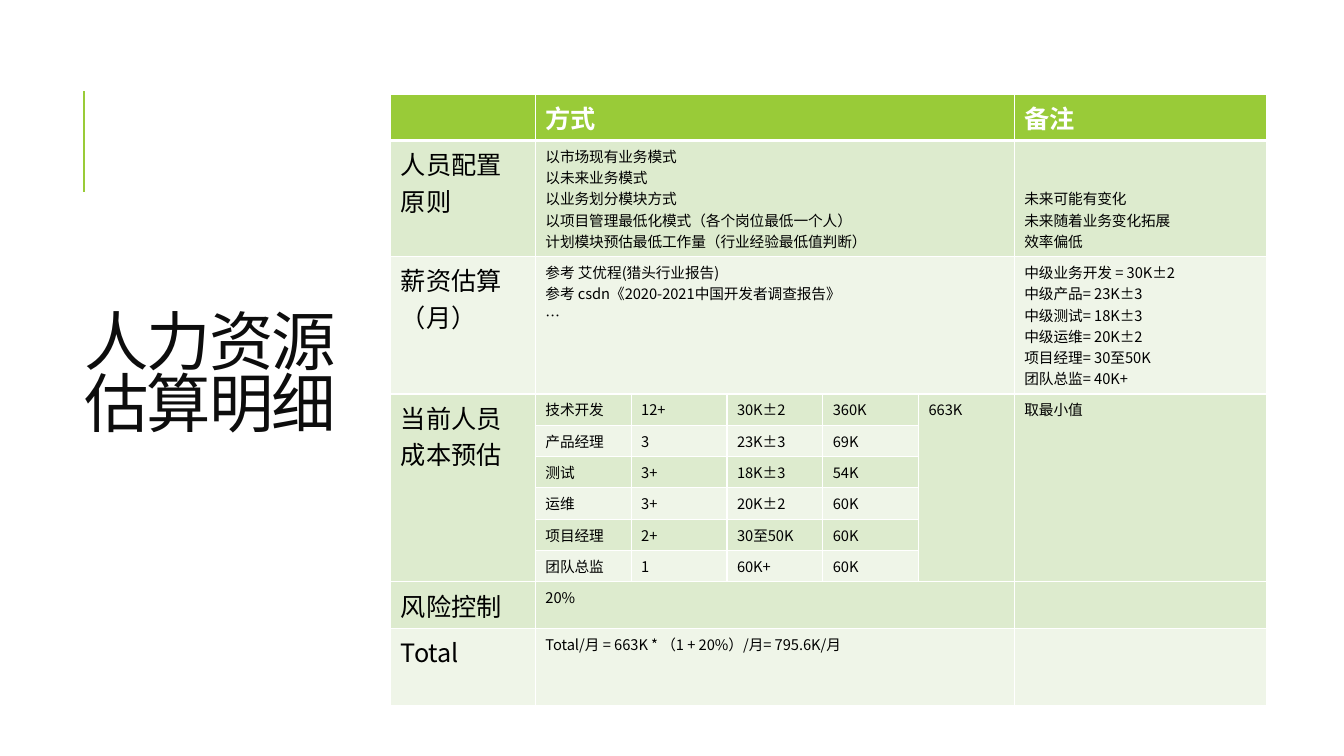
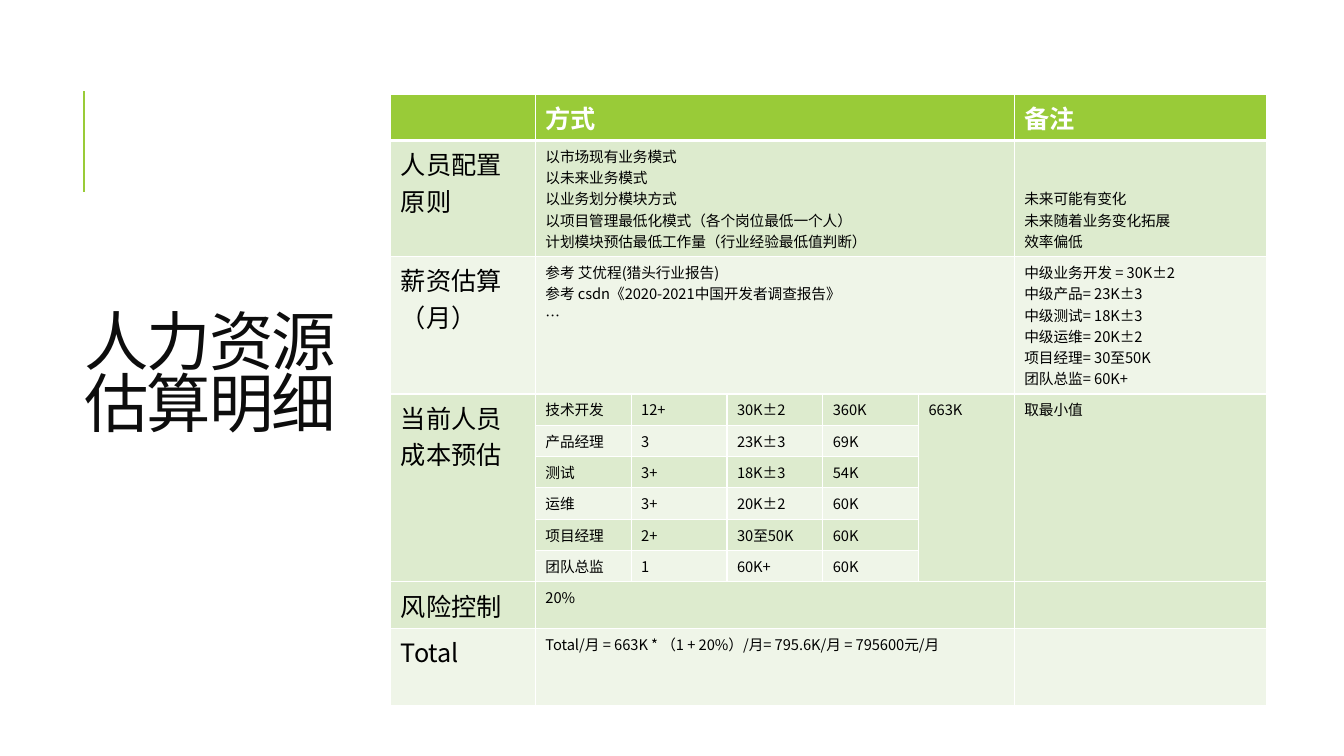
Before and after one commit to gogodog/wiki, a slide deck: slide 6 of 搜谷v2.pptx. Drawn at 1344x756 pixels with LibreOffice and Linux fonts; fonts in the diff are those of the drawing. Boxes give left, top, right and bottom in pixels: in the first picture for what was removed or moved away, otherwise in the second. Text is boxed around its words. In the diff, an @@ line names an element or a change of style, - is before the commit and + after.

```diff
--- a/搜谷v2.pptx
+++ b/搜谷v2.pptx
@@ table at box(391, 94, 1266, 667) @@
-row 3, column 7: 中级业务开发 = 30K±2 / 中级产品= 23K±3 / 中级测试= 18K±3 / 中级运维= 20K±2 / 项目经理= 30至50K / 团队总监= 40K+
+row 3, column 7: 中级业务开发 = 30K±2 / 中级产品= 23K±3 / 中级测试= 18K±3 / 中级运维= 20K±2 / 项目经理= 30至50K / 团队总监= 60K+
-row 11, column 2: Total/月 = 663K * （1 + 20%）/月= 795.6K/月
+row 11, column 2: Total/月 = 663K * （1 + 20%）/月= 795.6K/月 = 795600元/月
```
Also in this commit, not shown: 6 other slides changed, 3 slides added, 3 other files.
